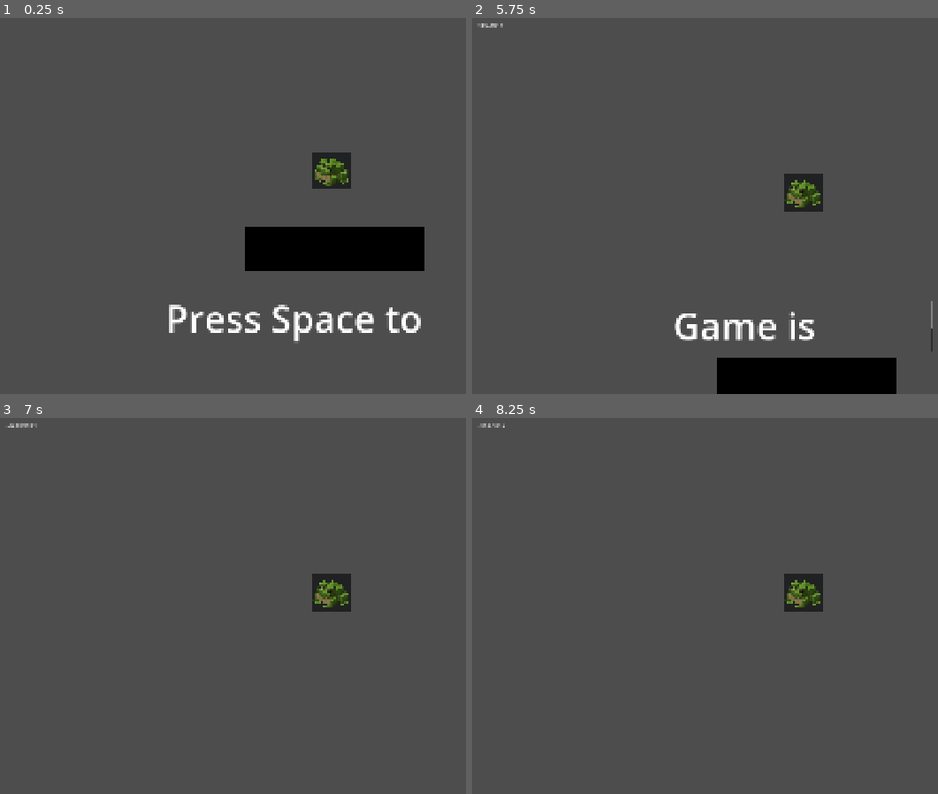
Above: before the commit, frames 1-4 (two rows, left to right).
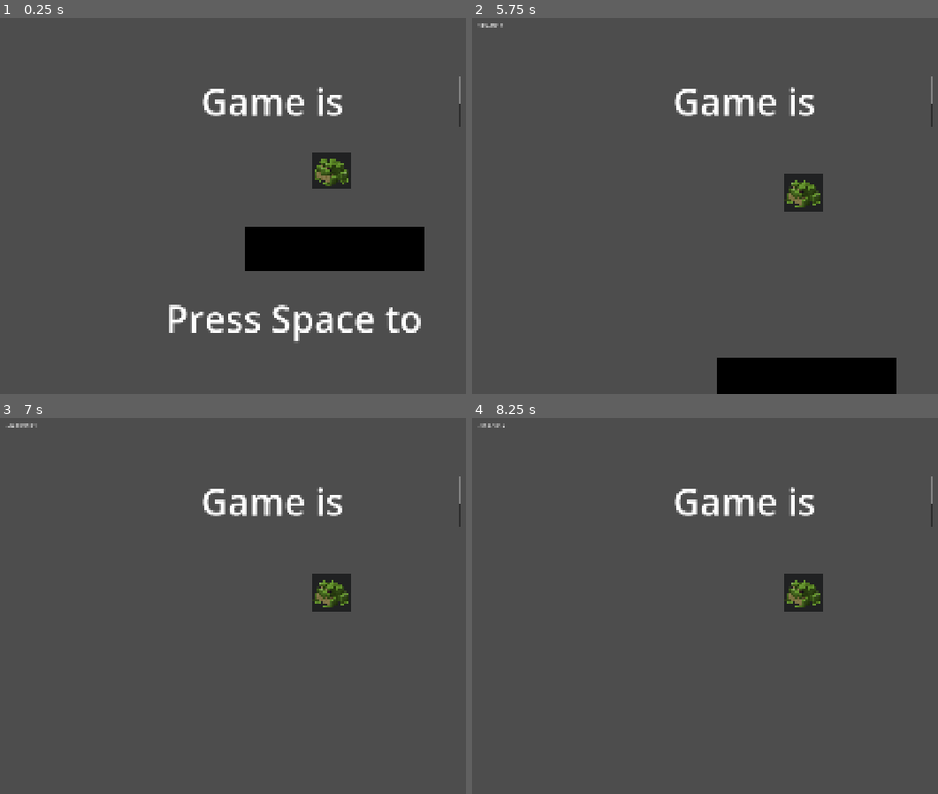
Above: after the commit, the same moments.

Repository: Darr3n2GG/FrogQuest_HAVEN2026
Game: Godot game, scene res://scenes/main.tscn
Two runs of this game, one before a commit and one after it. Both use one fixed random seed, a clock stepped at 60 frames per second and the inputs below. The project has no main scene, so this scene is started directly.
Inputs:
- Up to frame 1 (0.25 s): no input
- Up to frame 2 (5.75 s): tap Space (Jump) at 0.5, 0.77, 1.52, 2, 3.02, 3.77, 4.25, 4.52 s; tap Enter at 3.5, 5 s; tap Escape (Pause) at 4.15 s
- Up to frame 3 (7 s): tap Space (Jump) at 6.02, 6.5, 6.77 s
- Up to frame 4 (8.25 s): tap Space (Jump) at 7.52 s

The runs differ from the first frame. In frame 1, 1.0% of the frame differs, in the area x 43-99%, y 15-29%; in frame 2, 2.0%, in the area x 43-99%, y 15-89%; in frame 3, 1.0%; in frame 4, 1.0%.

Commit message:
fixed gui not following camera

Diff:
--- a/scenes/game.tscn
+++ b/scenes/game.tscn
@@ -12,7 +12,7 @@
 [sub_resource type="RectangleShape2D" id="RectangleShape2D_codqq"]
 size = Vector2(500, 142)
 
-[node name="Game" type="Node2D" unique_id=1018546056]
+[node name="Game" type="Node2D" unique_id=106302471]
 script = ExtResource("1_yqjtg")
 
 [node name="Player" type="CharacterBody2D" parent="." unique_id=2079881809]
--- a/scenes/main.gd
+++ b/scenes/main.gd
@@ -1,8 +1,8 @@
 extends Node
 
 
-@onready var main_menu: Control = $MainMenu
-@onready var pause_menu: Control = $PauseMenu
+@onready var main_menu: Control = $GUI/MainMenu
+@onready var pause_menu: Control = $GUI/PauseMenu
 @onready var game: Node2D = $Game
 
 var is_in_main_menu: bool = true
--- a/scenes/main.tscn
+++ b/scenes/main.tscn
@@ -18,13 +18,15 @@
 default_font = SubResource("SystemFont_sugp2")
 default_font_size = 100
 
-[node name="Main" type="Node" unique_id=478052116]
+[node name="Main" type="Node" unique_id=909286406]
 script = ExtResource("1_0wfyh")
 
 [node name="Game" parent="." unique_id=1018546056 instance=ExtResource("3_sugp2")]
 process_mode = 4
 
-[node name="MainMenu" type="Control" parent="." unique_id=1381953438]
+[node name="GUI" type="CanvasLayer" parent="." unique_id=1611897889]
+
+[node name="MainMenu" type="Control" parent="GUI" unique_id=1381953438]
 layout_mode = 3
 anchors_preset = 15
 anchor_right = 1.0
@@ -34,9 +36,8 @@
 size_flags_horizontal = 3
 size_flags_vertical = 3
 script = ExtResource("2_sugp2")
-metadata/_edit_use_anchors_ = true
 
-[node name="PromptText" type="RichTextLabel" parent="MainMenu" unique_id=2144246779]
+[node name="PromptText" type="RichTextLabel" parent="GUI/MainMenu" unique_id=2144246779]
 layout_mode = 0
 offset_left = 510.0
 offset_top = 807.0
@@ -46,20 +47,21 @@
 bbcode_enabled = true
 text = "Press Space to Jump"
 scroll_active = false
+metadata/_edit_use_anchors_ = true
 
-[node name="PauseMenu" type="Control" parent="." unique_id=1237535160]
+[node name="PauseMenu" type="Control" parent="GUI" unique_id=1237535160]
 process_mode = 2
-visible = false
 layout_mode = 3
 anchors_preset = 0
 offset_right = 1920.0
 offset_bottom = 1080.0
+pivot_offset = Vector2(960, 540)
 
-[node name="Head" type="RichTextLabel" parent="PauseMenu" unique_id=850405436]
+[node name="Head" type="RichTextLabel" parent="GUI/PauseMenu" unique_id=850405436]
 layout_mode = 0
 offset_left = 606.0
-offset_top = 470.0
+offset_top = 218.0
 offset_right = 1314.0
-offset_bottom = 610.0
+offset_bottom = 358.0
 theme = SubResource("Theme_jyhfs")
 text = "Game is Paused."
